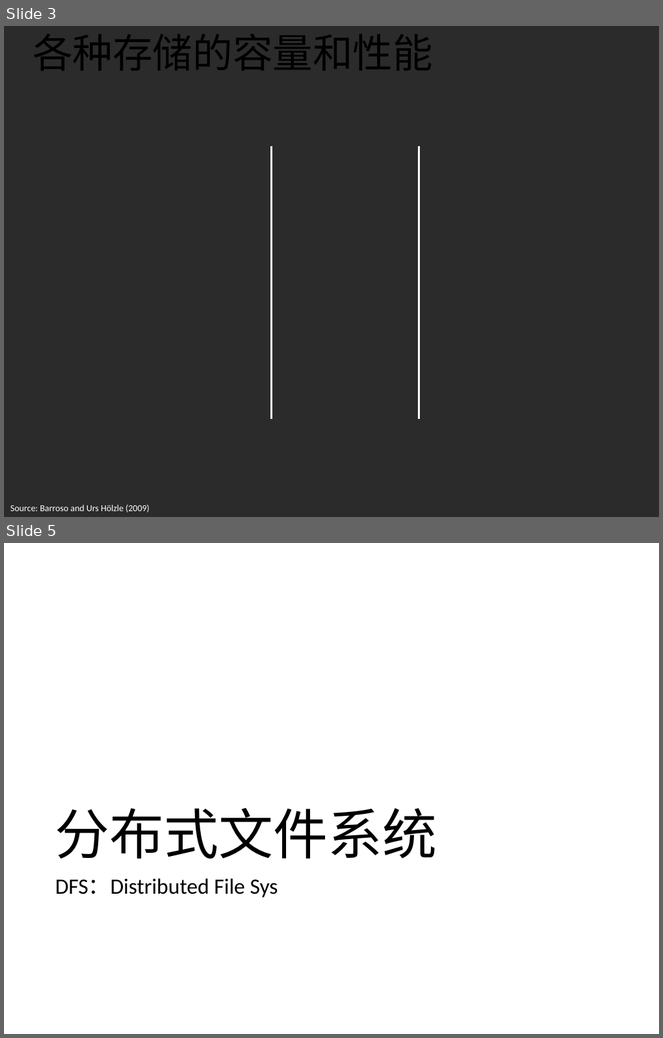
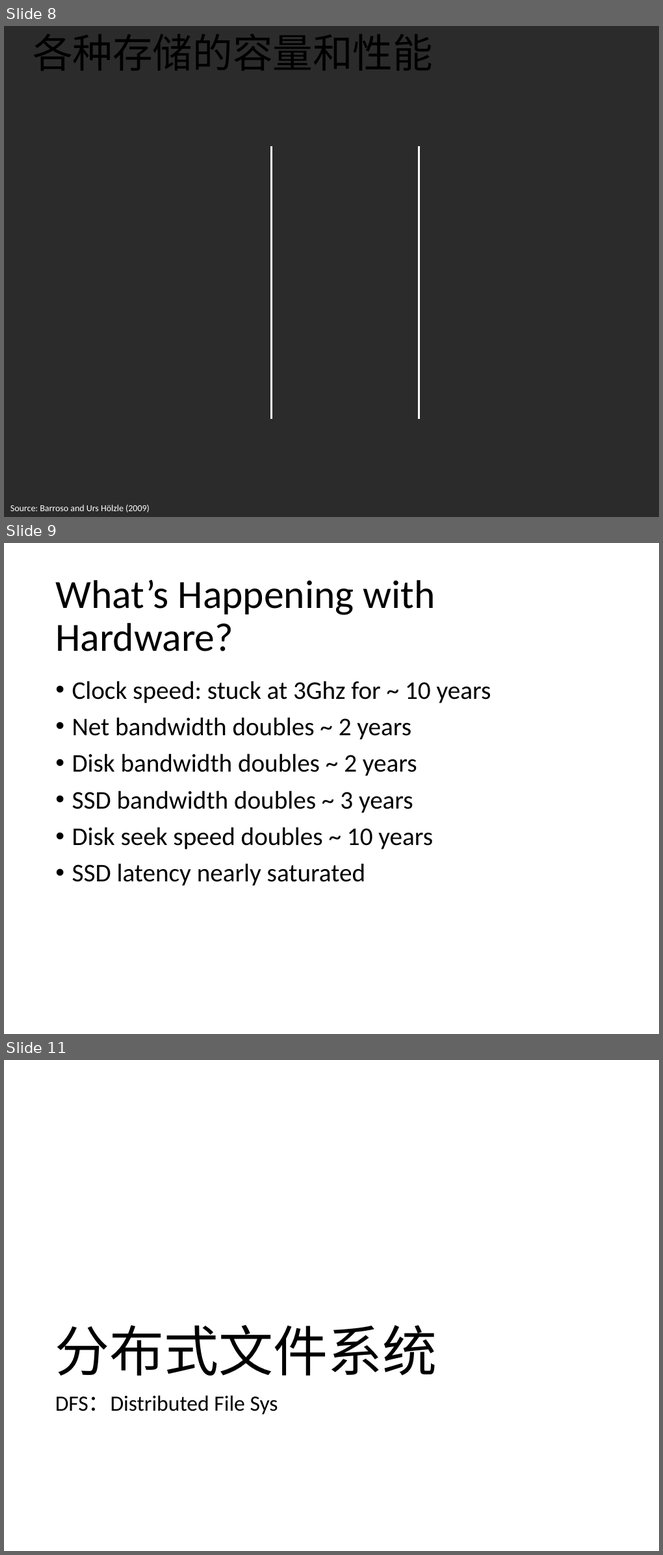
Before and after one commit to yishuai/bigalgo, a slide deck: ppt/2-memory.pptx. Shown one above the other, each under a label of ours: slides 3 and 5 before the commit, slides 8, 9 and 11 after it; the slides between them are not shown. The pictures are 663x1038 and 663x1555 pixels, drawn with LibreOffice and Linux fonts; fonts in the diff are those of the drawing; background and template pictures are left out; a plain dark background stands for a picture behind light text. Boxes give left, top, right and bottom in pixels: in the first picture for what was removed or moved away, otherwise in the second. Text is boxed around its words. In the diff, an @@ line names an element or a change of style, - is before the commit and + after.

```diff
--- a/ppt/2-memory.pptx
+++ b/ppt/2-memory.pptx
@@ slide 9 added at <box>4,543,659,1034</box>, background #FFFFFF @@
@@ title added at <box>55,580,436,652</box>, 44 pt, text #000000 @@
+What’s Happening with Hardware?
@@ text added at <box>72,681,492,886</box>, 28 pt, text #000000 @@
+• Clock speed: stuck at 3Ghz for ~ 10 years
+• Net bandwidth doubles ~ 2 years
+• Disk bandwidth doubles ~ 2 years
+• SSD bandwidth doubles ~ 3 years
+• Disk seek speed doubles ~ 10 years
+• SSD latency nearly saturated
@@ what was slide 3 is now slide 8 @@
@@ what was slide 5 is now slide 11 @@
```
Also in this commit, not shown: 2 slides changed, 5 other slides added, 21 other files.
